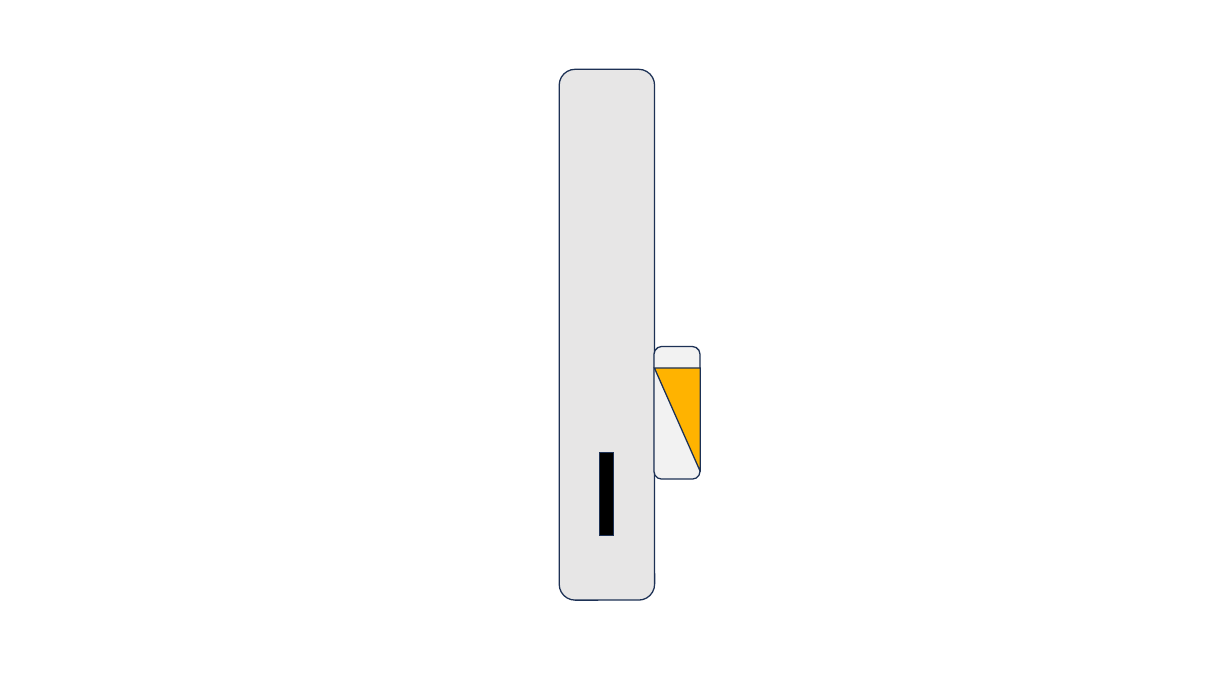
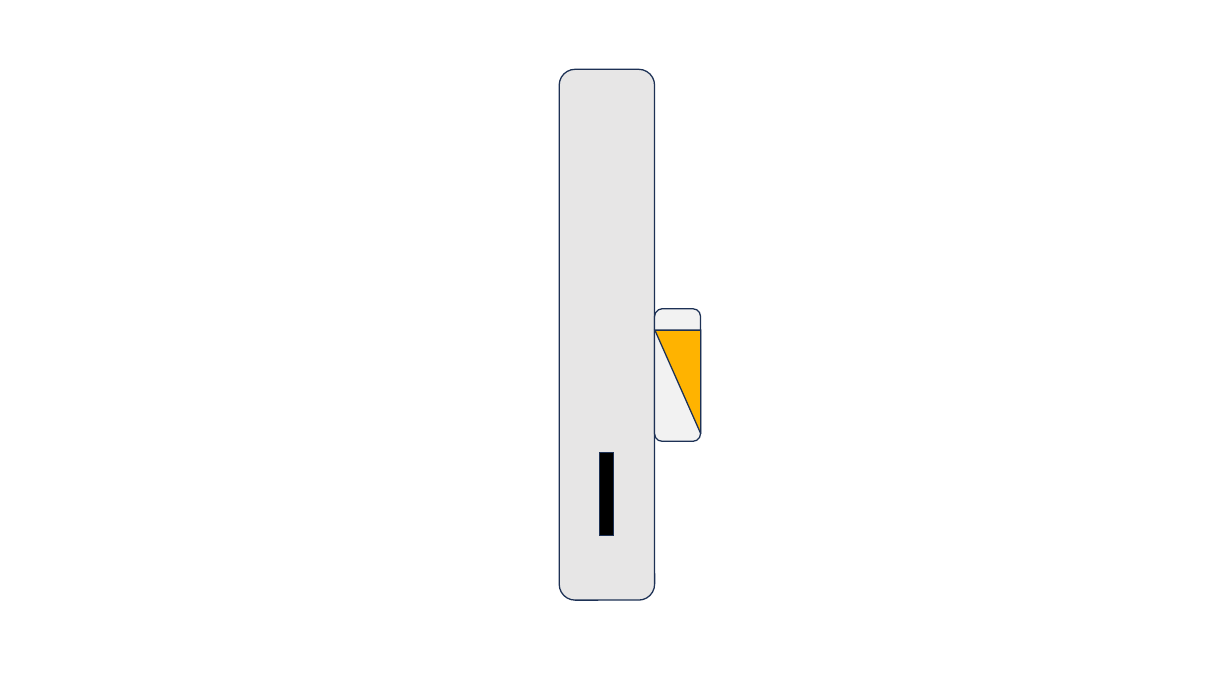
Before and after one commit to wago-enterprise-education/praktikum-vier-gewinnt, a slide deck: slide 7 of doc/Prototyp_3.pptx (slide 9 before the commit). Drawn at 1232x693 pixels with LibreOffice and Linux fonts; fonts in the diff are those of the drawing. Boxes give left, top, right and bottom in pixels: in the first picture for what was removed or moved away, otherwise in the second. Text is boxed around its words. In the diff, an @@ line names an element or a change of style, - is before the commit and + after.

```diff
--- a/doc/Prototyp_3.pptx
+++ b/doc/Prototyp_3.pptx
@@ rounded rectangle: place and size @@
-rounded rectangle at (654,347,701,480)
+rounded rectangle at (654,309,701,442)
@@ right triangle: place and size @@
-right triangle at (654,368,701,471)
+right triangle at (655,330,701,433)
```
Also in this commit, not shown: 4 other slides changed, 2 slides added, 4 slides removed.
